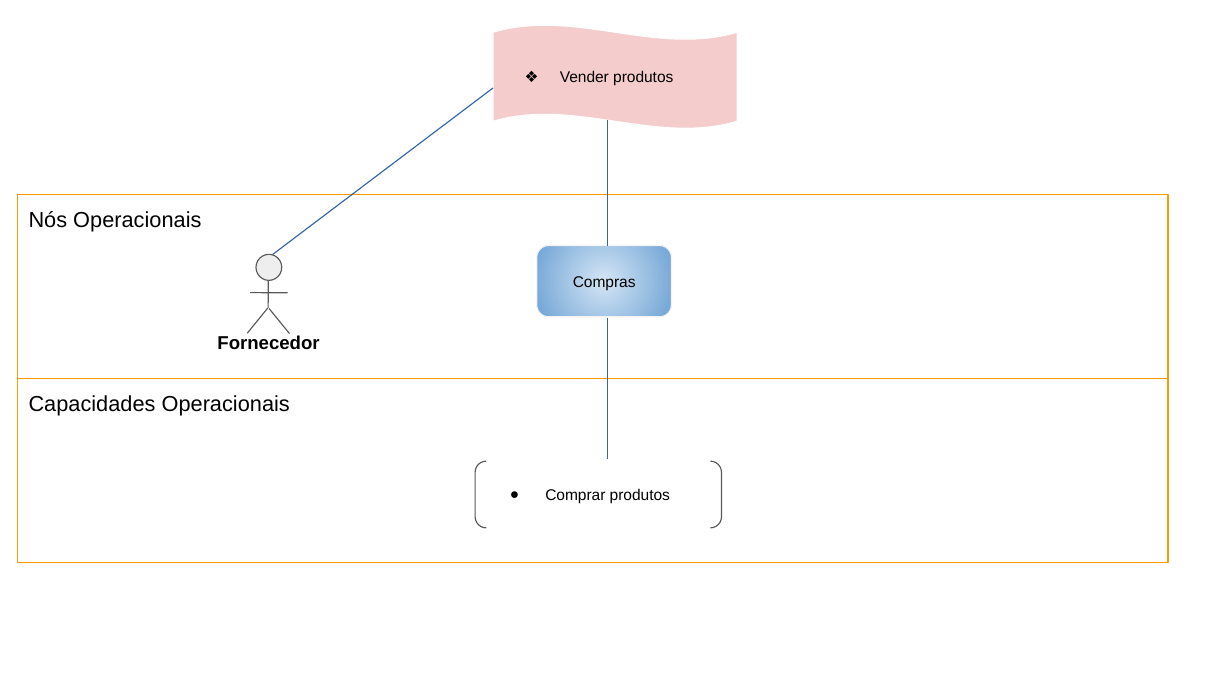
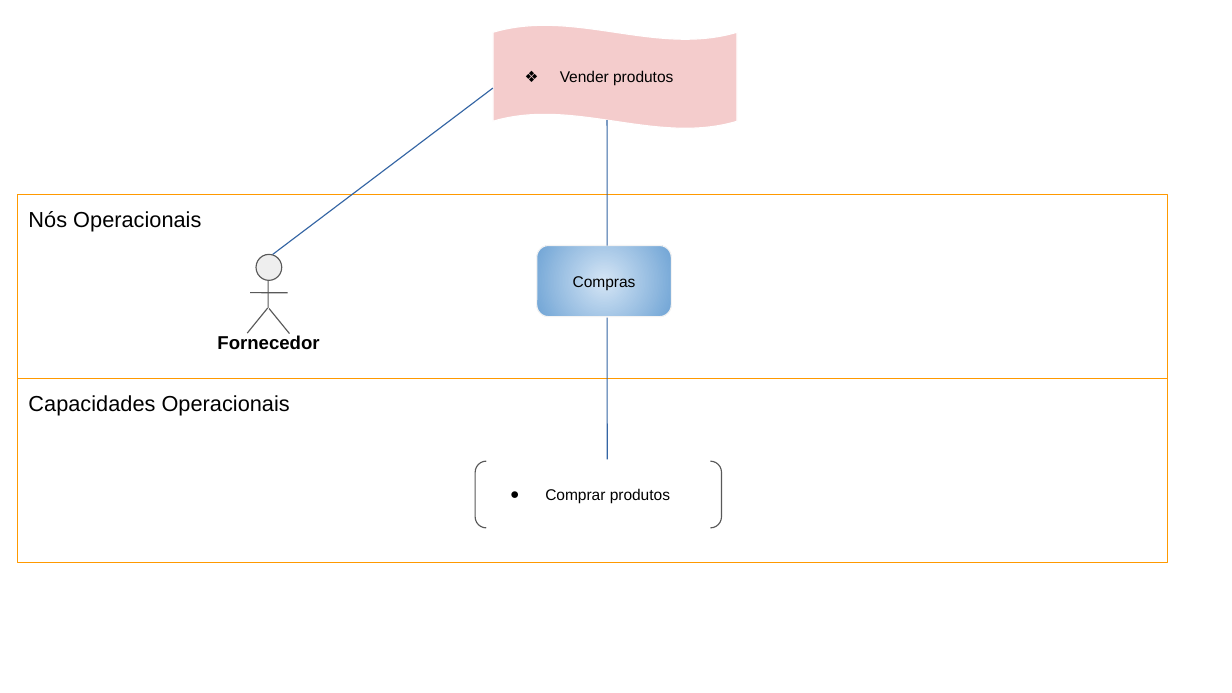
Before and after one commit to Darienzo08/ope_ads, a slide deck: slide 3 of docs/ARTEFATOS(15-23)/Arquitetura_Negócio/15) Arquitetura de Negócio para cada Cenário.pptx. Drawn at 1232x693 pixels with LibreOffice and Linux fonts; fonts in the diff are those of the drawing. Boxes give left, top, right and bottom in pixels: in the first picture for what was removed or moved away, otherwise in the second. Text is boxed around its words. In the diff, an @@ line names an element or a change of style, - is before the commit and + after.

```diff
--- a/docs/ARTEFATOS(15-23)/Arquitetura_Negócio/15) Arquitetura de Negócio para cada Cenário.pptx
+++ b/docs/ARTEFATOS(15-23)/Arquitetura_Negócio/15) Arquitetura de Negócio para cada Cenário.pptx
@@ wave "Vender produtos" at [493, 25, 737, 129]: outline #FFFFFF 0.75 pt to #FFFFFF 0.74 pt @@
@@ line removed from (607, 246) to (607, 120) @@
@@ freeform shape added at [607, 120, 607, 245], outline #3465A4 0.74 pt @@
@@ rectangle "Nós Operacionais" at [18, 195, 1168, 378]: outline #FF9900 0.75 pt to #FF9900 0.74 pt @@
@@ rounded rectangle "Compras" at [537, 246, 671, 318]: outline #F3F3F3 0.75 pt to #F3F3F3 0.74 pt @@
@@ freeform shape at [268, 281, 268, 307]: outline #595959 0.75 pt to #595959 0.74 pt @@
@@ line removed from (607, 318) to (607, 459) @@
@@ freeform shape added at [607, 318, 607, 459], outline #3465A4 0.74 pt @@
@@ rectangle "Capacidades Operacionais" at [18, 379, 1168, 562]: outline #FF9900 0.75 pt to #FF9900 0.74 pt @@
@@ bracket pair "Comprar produtos" at [475, 462, 721, 529]: outline #595959 0.75 pt to #595959 0.74 pt; proportions changed @@
```
Also in this commit, not shown: 3 other slides changed, 18 other files.
